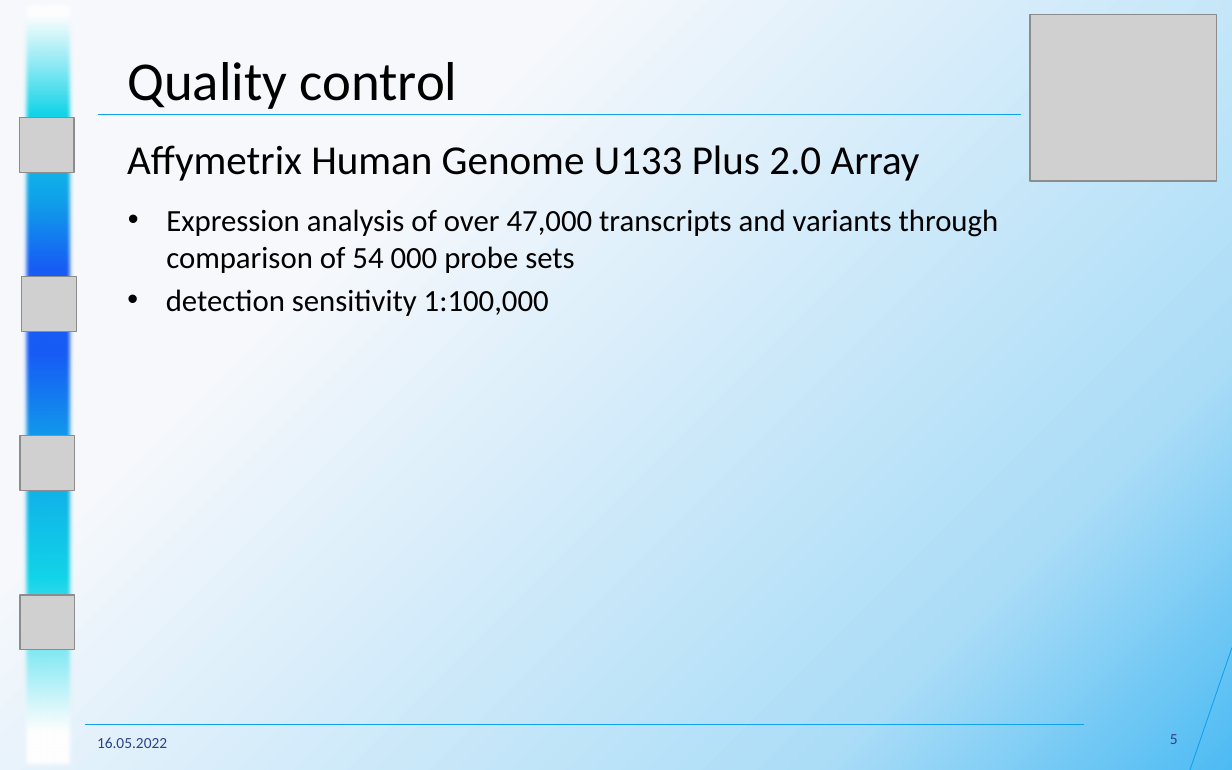
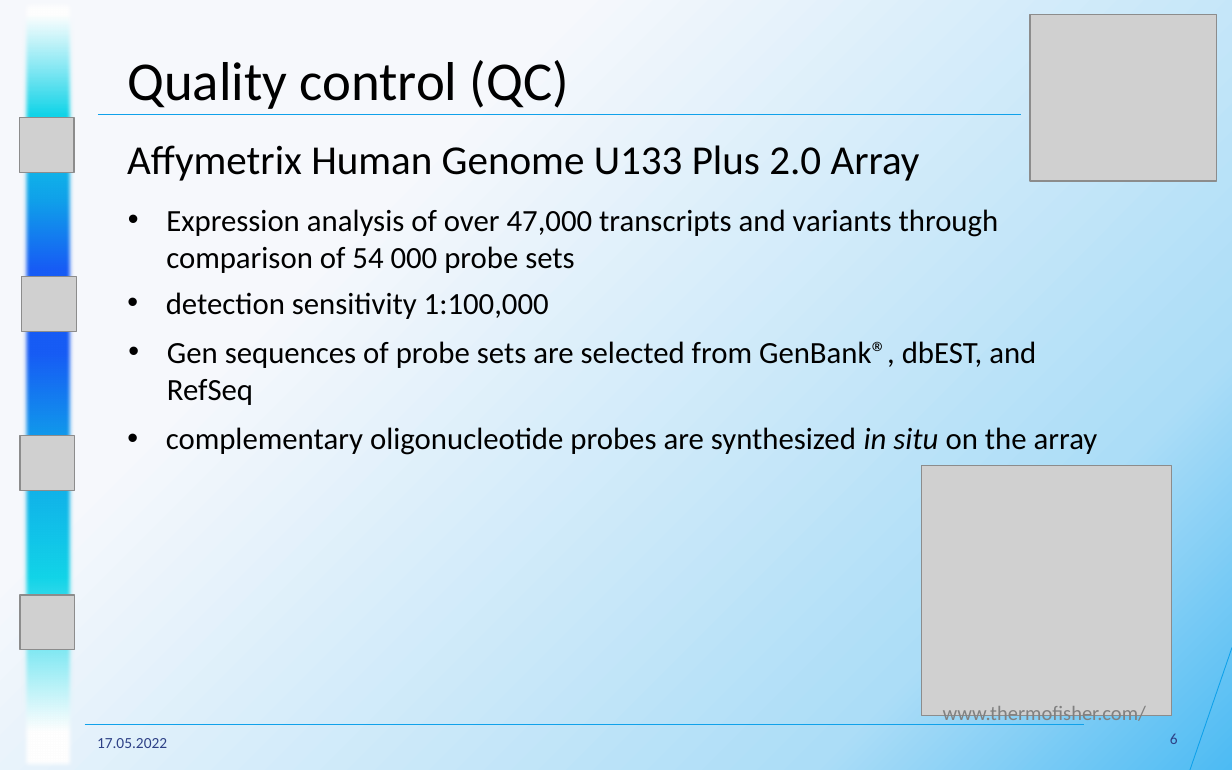
Before and after one commit to datascience-mobi-2022/2022-topic-04-team-01, a slide deck: slide 6 of Presentations/Project Proposal/Project Proposal Presentation Structure+.pptx (slide 5 before the commit). Drawn at 1232x770 pixels with LibreOffice and Linux fonts; fonts in the diff are those of the drawing; grey boxes stand for pictures. Boxes give left, top, right and bottom in pixels: in the first picture for what was removed or moved away, otherwise in the second. Text is boxed around its words. In the diff, an @@ line names an element or a change of style, - is before the commit and + after.

```diff
--- a/Presentations/Project Proposal/Project Proposal Presentation Structure+.pptx
+++ b/Presentations/Project Proposal/Project Proposal Presentation Structure+.pptx
@@ text at (127,60,569,109): text changed @@
-Quality control
+Quality control (QC)
@@ text added at (167,341,1036,405), 18 pt, text #000000 @@
+• Gen sequences of probe sets are selected from GenBank®, dbEST, and RefSeq
@@ text added at (166,427,1098,455), 18 pt, text #000000 @@
+• complementary oligonucleotide probes are synthesized in situ on the array
@@ picture added at (922,466,1172,716) @@
@@ text added at (943,703,1146,726), 12 pt, text #808080 @@
+www.thermofisher.com/
@@ text at (97,738,167,748): text changed @@
-16.05.2022
+17.05.2022
@@ page number at (1170,733,1178,744): text changed @@
-5
+6
```
Also in this commit, not shown: 14 other slides changed, 2 slides added, 1 slide removed.
